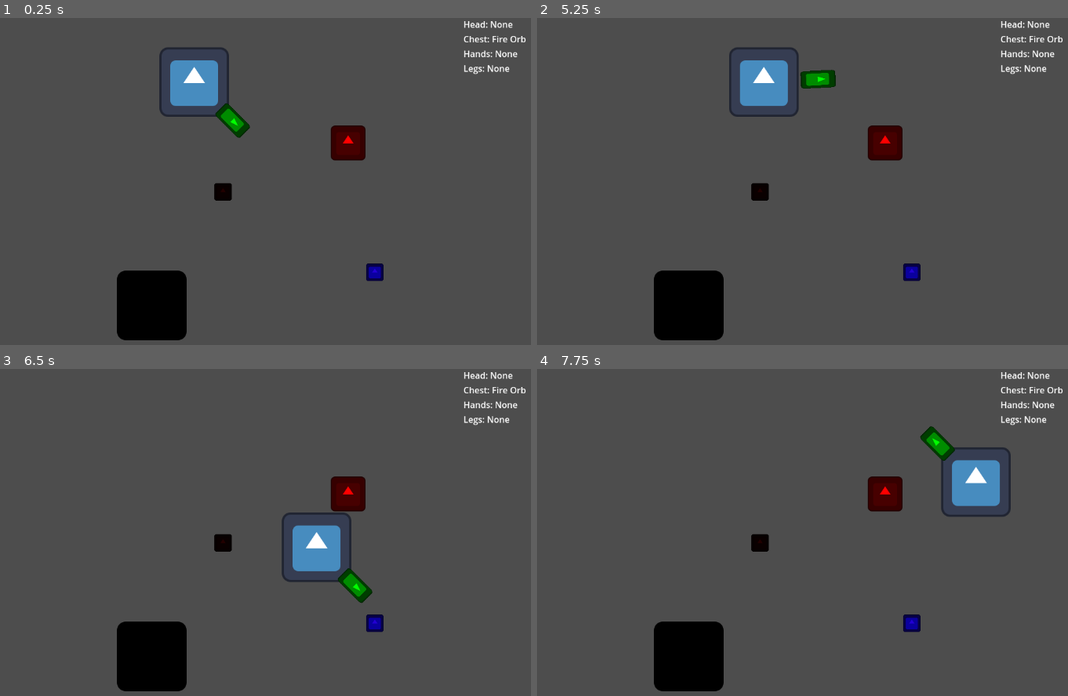
Above: before the commit, frames 1-4 (two rows, left to right).
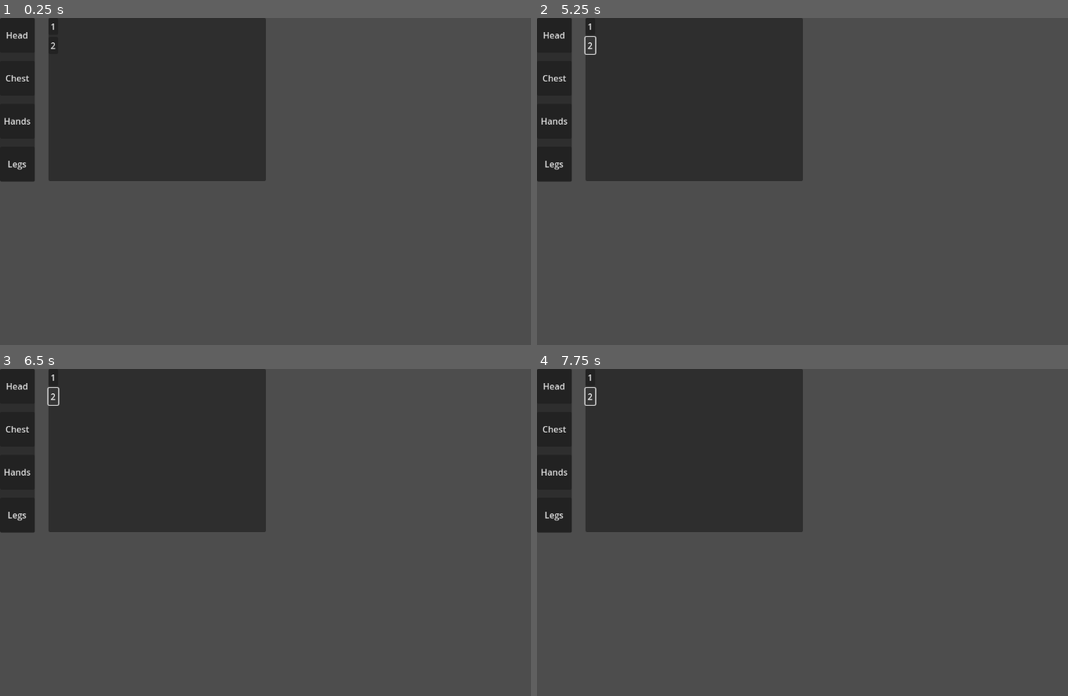
Above: after the commit, the same moments.

Repository: TRushton95/Aberration
Game: Godot game, scene res://lobby/lobby.tscn
Same seed, same stepped clock (60 frames per second), same inputs: the game is played once before the commit and once after it. Before the commit the project starts from res://game/game.tscn. The engine's default icon, where the game draws it, is replaced by a stand-in: a white triangle on a blue panel in a dark square.
Inputs (mouse positions are in pixels of both pictures, inside the frame that each line leads up to):
- Up to frame 1 (0.25 s): no input
- Up to frame 2 (5.25 s): click (552, 34) at 0.5 s, where only the run after the commit has a clickable "Head"; click (552, 76) at 1.25 s, where only the run after the commit has a clickable "Chest"; click (552, 122) at 2 s, where only the run after the commit has a clickable "Hands"; click (552, 165) at 2.75 s, where only the run after the commit has a clickable "Legs"; click (590, 27) at 3.5 s, where only the run after the commit has a clickable "1"; click (590, 44) at 4.25 s, where only the run after the commit has a clickable "2"; tap Enter (attack) at 5, 5.1 s; hold D (move_right) from 5.03 s (still down)
- Up to frame 3 (6.5 s): release D (move_right) at 5.78 s; hold S (move_down) from 5.78 s (still down); tap Enter (attack) at 5.85 s
- Up to frame 4 (7.75 s): release S (move_down) at 6.53 s; hold D (move_right) 6.53-7.28 s; tap Enter (attack) at 6.6, 7.35 s; hold W (move_up) from 7.28 s (still down)

The runs differ from the first frame. In frame 1, 27% of the frame differs, in the area x 0-99%, y 0-99%; in frame 2, 28%; in frame 3, 30%; in frame 4, 30%.

Commit message:
Create orb collection panel in lobby

Diff:
--- /dev/null
+++ b/src/game/debug_orb_collection.tres
@@ -0,0 +1,11 @@
+[gd_resource type="Resource" script_class="OrbCollection" load_steps=2 format=3 uid="uid://ck8vnaebko4yu"]
+
+[ext_resource type="Script" uid="uid://bvba022k4dh2s" path="res://shared/data_structures/orb_collection.gd" id="1_ibjft"]
+
+[resource]
+script = ExtResource("1_ibjft")
+_data = Dictionary[int, int]({
+1: 2,
+2: 3
+})
+metadata/_custom_type_script = "uid://bvba022k4dh2s"
--- a/src/game/game.gd
+++ b/src/game/game.gd
@@ -12,8 +12,8 @@
 
 
 func _on_player_picked_up_orb(type_id: TypeIds.Orb) -> void:
-	_orb_collection.add(type_id, 1)
-	_game_ui.set_orb_container_data(_orb_collection.get_all())
+	_orb_collection.add_quantity(type_id, 1)
+	_game_ui.set_orb_container_data(_orb_collection.get_data())
 
 
 func _ready() -> void:
--- a/src/game/ui/game_ui.gd
+++ b/src/game/ui/game_ui.gd
@@ -17,5 +17,5 @@
 	_legs_orb_label.text = ORB_LABEL_FORMAT % [ "Legs", legs ]
 
 
-func set_orb_container_data(orb_data: Dictionary[TypeIds.Orb, OrbStack]) -> void:
+func set_orb_container_data(orb_data: Dictionary[TypeIds.Orb, int]) -> void:
 	_orb_container_panel.set_data(orb_data)
--- a/src/game/ui/orb_container_panel/orb_container_panel.gd
+++ b/src/game/ui/orb_container_panel/orb_container_panel.gd
@@ -4,20 +4,16 @@
 @onready var _container : VBoxContainer = $VBoxContainer
 
 
-func set_data(orb_collection_data: Dictionary[TypeIds.Orb, OrbStack]) -> void:
+func set_data(orb_collection_data: Dictionary[TypeIds.Orb, int]) -> void:
 	_clear()
 
 	for orb_type_id in orb_collection_data.keys():
-		var orb_stack : OrbStack = orb_collection_data[orb_type_id]
-		if orb_stack == null:
-			continue
-
 		var orb_type_data : OrbTypeData = OrbDataFactory.get_orb_data(orb_type_id)
 		if orb_type_data == null:
 			continue
 
 		var label : Label = Label.new()
-		label.text = "%s: %s" % [ orb_type_data.get_display_name(), orb_stack.get_quantity() ]
+		label.text = "%s: %s" % [ orb_type_data.get_display_name(), orb_collection_data[orb_type_id] ]
 
 		_container.add_child(label)
 
--- a/src/lobby/body_panel/body_panel.gd
+++ b/src/lobby/body_panel/body_panel.gd
@@ -1,4 +1,4 @@
-extends VBoxContainer
+extends PanelContainer
 class_name Lobby_BodyPanel
 
 signal head_slot_button_pressed
@@ -6,10 +6,10 @@
 signal hands_slot_button_pressed
 signal legs_slot_button_pressed
 
-@onready var _head_slot_button : TextureButton = $VBoxContainer/HeadSlotButton
-@onready var _chest_slot_button : TextureButton = $VBoxContainer/ChestSlotButton
-@onready var _hands_slot_button : TextureButton = $VBoxContainer/HandsSlotButton
-@onready var _legs_slot_button : TextureButton = $VBoxContainer/LegsSlotButton
+@onready var _head_slot_button : Button = $VBoxContainer/HeadSlotButton
+@onready var _chest_slot_button : Button = $VBoxContainer/ChestSlotButton
+@onready var _hands_slot_button : Button = $VBoxContainer/HandsSlotButton
+@onready var _legs_slot_button : Button = $VBoxContainer/LegsSlotButton
 
 
 func _on_head_slot_button_pressed() -> void:
--- a/src/lobby/body_panel/body_panel.tscn
+++ b/src/lobby/body_panel/body_panel.tscn
@@ -1,42 +1,43 @@
-[gd_scene load_steps=3 format=3 uid="uid://bysb6fjqllnn4"]
+[gd_scene load_steps=2 format=3 uid="uid://bysb6fjqllnn4"]
 
 [ext_resource type="Script" uid="uid://6mbhog65edo4" path="res://lobby/body_panel/body_panel.gd" id="1_66s1q"]
-
-[sub_resource type="StyleBoxEmpty" id="StyleBoxEmpty_66s1q"]
 
 [node name="BodyPanel" type="PanelContainer"]
 offset_right = 64.0
 offset_bottom = 268.0
-theme_override_styles/panel = SubResource("StyleBoxEmpty_66s1q")
 script = ExtResource("1_66s1q")
 
 [node name="VBoxContainer" type="VBoxContainer" parent="."]
 layout_mode = 2
 theme_override_constants/separation = 15
 
-[node name="HeadSlotButton" type="TextureButton" parent="VBoxContainer"]
+[node name="HeadSlotButton" type="Button" parent="VBoxContainer"]
 custom_minimum_size = Vector2(64, 64)
 layout_mode = 2
 size_flags_horizontal = 0
 size_flags_vertical = 0
+text = "Head"
 
-[node name="ChestSlotButton" type="TextureButton" parent="VBoxContainer"]
+[node name="ChestSlotButton" type="Button" parent="VBoxContainer"]
 custom_minimum_size = Vector2(64, 64)
 layout_mode = 2
 size_flags_horizontal = 0
 size_flags_vertical = 0
+text = "Chest"
 
-[node name="HandsSlotButton" type="TextureButton" parent="VBoxContainer"]
+[node name="HandsSlotButton" type="Button" parent="VBoxContainer"]
 custom_minimum_size = Vector2(64, 64)
 layout_mode = 2
 size_flags_horizontal = 0
 size_flags_vertical = 0
+text = "Hands"
 
-[node name="LegsSlotButton" type="TextureButton" parent="VBoxContainer"]
+[node name="LegsSlotButton" type="Button" parent="VBoxContainer"]
 custom_minimum_size = Vector2(64, 64)
 layout_mode = 2
 size_flags_horizontal = 0
 size_flags_vertical = 0
+text = "Legs"
 
 [connection signal="pressed" from="VBoxContainer/HeadSlotButton" to="." method="_on_head_slot_button_pressed"]
 [connection signal="pressed" from="VBoxContainer/ChestSlotButton" to="." method="_on_chest_slot_button_pressed"]
--- a/src/lobby/lobby.gd
+++ b/src/lobby/lobby.gd
@@ -1,33 +1,60 @@
 extends PanelContainer
 class_name Lobby
+
+@onready var _orb_collection_panel : Lobby_OrbCollectionPanel = $HBoxContainer/OrbCollectionPanel
 
 var _selected_body_slot : Enums.OrbSlot = Enums.OrbSlot.UNSET
 var _selected_orb_type : TypeIds.Orb = TypeIds.Orb.UNSET
 
 
+func _ready() -> void:
+	var orb_collection : OrbCollection = load("res://game/debug_orb_collection.tres") as OrbCollection
+	if orb_collection == null:
+		return
+
+	_orb_collection_panel.set_data(orb_collection.get_data())
+
+
 func _on_body_panel_head_slot_button_pressed() -> void:
 	if _selected_orb_type == Enums.OrbSlot.UNSET:
 		_set_selected_body_slot(Enums.OrbSlot.HEAD)
+	else:
+		pass # Update orb slot and update texture
 
 
 func _on_body_panel_chest_slot_button_pressed() -> void:
 	if _selected_orb_type == Enums.OrbSlot.UNSET:
 		_set_selected_body_slot(Enums.OrbSlot.CHEST)
+	else:
+		pass # Update orb slot and update texture
 
 
 func _on_body_panel_hands_slot_button_pressed() -> void:
 	if _selected_orb_type == Enums.OrbSlot.UNSET:
 		_set_selected_body_slot(Enums.OrbSlot.HANDS)
+	else:
+		pass # Update orb slot and update texture
 
 
 func _on_body_panel_legs_slot_button_pressed() -> void:
 	if _selected_orb_type == Enums.OrbSlot.UNSET:
 		_set_selected_body_slot(Enums.OrbSlot.LEGS)
+	else:
+		pass # Update orb slot and update texture
+
+
+func _on_orb_collection_panel_button_pressed(orb_type_id: TypeIds.Orb) -> void:
+	if _selected_body_slot == Enums.OrbSlot.UNSET:
+		_set_selected_orb_type(orb_type_id)
+	else:
+		pass # Set orb slot and update texture
 
 
 func _set_selected_body_slot(body_slot: Enums.OrbSlot) -> void:
 	_selected_body_slot = body_slot
+	print("Selected body slot: %s" % str(Enums.OrbSlot.keys()[body_slot]))
 
 
 func _set_selected_orb_type(orb_type: TypeIds.Orb) -> void:
 	_selected_orb_type = orb_type
+	print("Selected orb type: %s" % str(TypeIds.Orb.keys()[orb_type]))
--- a/src/lobby/lobby.tscn
+++ b/src/lobby/lobby.tscn
@@ -1,7 +1,8 @@
-[gd_scene load_steps=4 format=3 uid="uid://dmf0crnb0y5uk"]
+[gd_scene load_steps=5 format=3 uid="uid://dmf0crnb0y5uk"]
 
 [ext_resource type="Script" uid="uid://c4rp8qk1s6icm" path="res://lobby/lobby.gd" id="1_jtv5c"]
 [ext_resource type="PackedScene" uid="uid://bysb6fjqllnn4" path="res://lobby/body_panel/body_panel.tscn" id="2_mnguq"]
+[ext_resource type="PackedScene" uid="uid://dh27s6qyegjsc" path="res://lobby/orb_collection_panel/orb_collection_panel.tscn" id="3_uj4ub"]
 
 [sub_resource type="StyleBoxEmpty" id="StyleBoxEmpty_jtv5c"]
 
@@ -14,12 +15,23 @@
 theme_override_styles/panel = SubResource("StyleBoxEmpty_jtv5c")
 script = ExtResource("1_jtv5c")
 
-[node name="BodyPanel" parent="." instance=ExtResource("2_mnguq")]
+[node name="HBoxContainer" type="HBoxContainer" parent="."]
+layout_mode = 2
+theme_override_constants/separation = 25
+
+[node name="BodyPanel" parent="HBoxContainer" instance=ExtResource("2_mnguq")]
 layout_mode = 2
 size_flags_horizontal = 0
 size_flags_vertical = 0
 
-[connection signal="chest_slot_button_pressed" from="BodyPanel" to="." method="_on_body_panel_chest_slot_button_pressed"]
-[connection signal="hands_slot_button_pressed" from="BodyPanel" to="." method="_on_body_panel_hands_slot_button_pressed"]
-[connection signal="head_slot_button_pressed" from="BodyPanel" to="." method="_on_body_panel_head_slot_button_pressed"]
-[connection signal="legs_slot_button_pressed" from="BodyPanel" to="." method="_on_body_panel_legs_slot_button_pressed"]
+[node name="OrbCollectionPanel" parent="HBoxContainer" instance=ExtResource("3_uj4ub")]
+custom_minimum_size = Vector2(400, 300)
+layout_mode = 2
+size_flags_horizontal = 0
+size_flags_vertical = 0
+
+[connection signal="chest_slot_button_pressed" from="HBoxContainer/BodyPanel" to="." method="_on_body_panel_chest_slot_button_pressed"]
+[connection signal="hands_slot_button_pressed" from="HBoxContainer/BodyPanel" to="." method="_on_body_panel_hands_slot_button_pressed"]
+[connection signal="head_slot_button_pressed" from="HBoxContainer/BodyPanel" to="." method="_on_body_panel_head_slot_button_pressed"]
+[connection signal="legs_slot_button_pressed" from="HBoxContainer/BodyPanel" to="." method="_on_body_panel_legs_slot_button_pressed"]
+[connection signal="button_pressed" from="HBoxContainer/OrbCollectionPanel" to="." method="_on_orb_collection_panel_button_pressed"]
--- /dev/null
+++ b/src/lobby/orb_collection_panel/orb_collection_panel.gd
@@ -0,0 +1,31 @@
+extends PanelContainer
+class_name Lobby_OrbCollectionPanel
+
+signal button_pressed(orb_type_id: TypeIds.Orb)
+
+@onready var _container : GridContainer = $GridContainer
+
+
+func _on_button_connect(orb_type_id: TypeIds.Orb) -> void:
+	button_pressed.emit(orb_type_id)
+
+
+func set_data(orb_collection_data: Dictionary[TypeIds.Orb, int]) -> void:
+	_clear()
+
+	for orb_type_id in orb_collection_data.keys():
+		var button : Button = Button.new()
+		button.pressed.connect(_on_button_connect.bind(orb_type_id))
+		button.text = str(TypeIds.Orb.values()[orb_type_id]).to_upper()
+		_container.add_child(button)
+
+
+func _clear() -> void:
+	var children : Array[Node] = _container.get_children()
+
+	for i in children.size():
+		var child : Node = children[i]
+		if child == null:
+			continue
+
+		child.queue_free()
--- /dev/null
+++ b/src/lobby/orb_collection_panel/orb_collection_panel.tscn
@@ -0,0 +1,9 @@
+[gd_scene load_steps=2 format=3 uid="uid://dh27s6qyegjsc"]
+
+[ext_resource type="Script" uid="uid://vvbiepa040t7" path="res://lobby/orb_collection_panel/orb_collection_panel.gd" id="1_q6qyr"]
+
+[node name="OrbCollectionPanel" type="PanelContainer"]
+script = ExtResource("1_q6qyr")
+
+[node name="GridContainer" type="GridContainer" parent="."]
+layout_mode = 2
--- a/src/project.godot
+++ b/src/project.godot
@@ -11,7 +11,7 @@
 [application]
 
 config/name="abberation"
-run/main_scene="uid://bb7raaivjx0tf"
+run/main_scene="uid://dmf0crnb0y5uk"
 config/features=PackedStringArray("4.4", "Forward Plus")
 config/icon="res://icon.svg"
 
--- a/src/shared/data_structures/orb_collection.gd
+++ b/src/shared/data_structures/orb_collection.gd
@@ -1,28 +1,28 @@
-extends RefCounted
+extends Resource
 class_name OrbCollection
 
-var _data : Dictionary[TypeIds.Orb, OrbStack] = {}
+@export var _data : Dictionary[TypeIds.Orb, int] = {}
 
 
-func add(type_id: TypeIds.Orb, quantity: int) -> void:
+func add_quantity(type_id: TypeIds.Orb, quantity: int) -> void:
 	if _data.has(type_id):
-		_data[type_id].add_quantity(quantity)
+		_data[type_id] += quantity
 	else:
-		_data[type_id] = OrbStack.new(type_id, quantity)
+		_data[type_id] = quantity
 
 
-func remove(type_id: TypeIds.Orb, quantity: int) -> void:
+func remove_quantity(type_id: TypeIds.Orb, quantity: int) -> void:
 	if !_data.has(type_id):
 		return
 
-	_data[type_id].remove_quantity(quantity)
+	_data[type_id] -= quantity
 
-	if _data[type_id].get_quantity() == 0:
+	if _data[type_id] <= 0:
 		_data.erase(type_id)
 
 
-func get_by_id(type_id: TypeIds.Orb) -> OrbStack:
-	var result : OrbStack = null
+func get_quantity(type_id: TypeIds.Orb) -> int:
+	var result : int = 0
 
 	if _data.has(type_id):
 		result = _data[type_id]
@@ -30,5 +30,12 @@
 	return result
 
 
-func get_all() -> Dictionary[TypeIds.Orb, OrbStack]:
+func get_data() -> Dictionary[TypeIds.Orb, int]:
 	return _data
+
+
+func add(b: OrbCollection) -> void:
+	var b_data : Dictionary[TypeIds.Orb, int] = b.get_data()
+
+	for orb_type_id in b_data.keys():
+		add_quantity(orb_type_id, b_data[orb_type_id])
--- a/src/shared/data_structures/orb_stack.gd
+++ b/src/shared/data_structures/orb_stack.gd
@@ -1,4 +1,4 @@
-extends RefCounted
+extends Resource
 class_name OrbStack
 
 var _orb_type_id : TypeIds.Orb
Not shown, added: src/lobby/orb_collection_panel/orb_collection_panel.gd.uid
